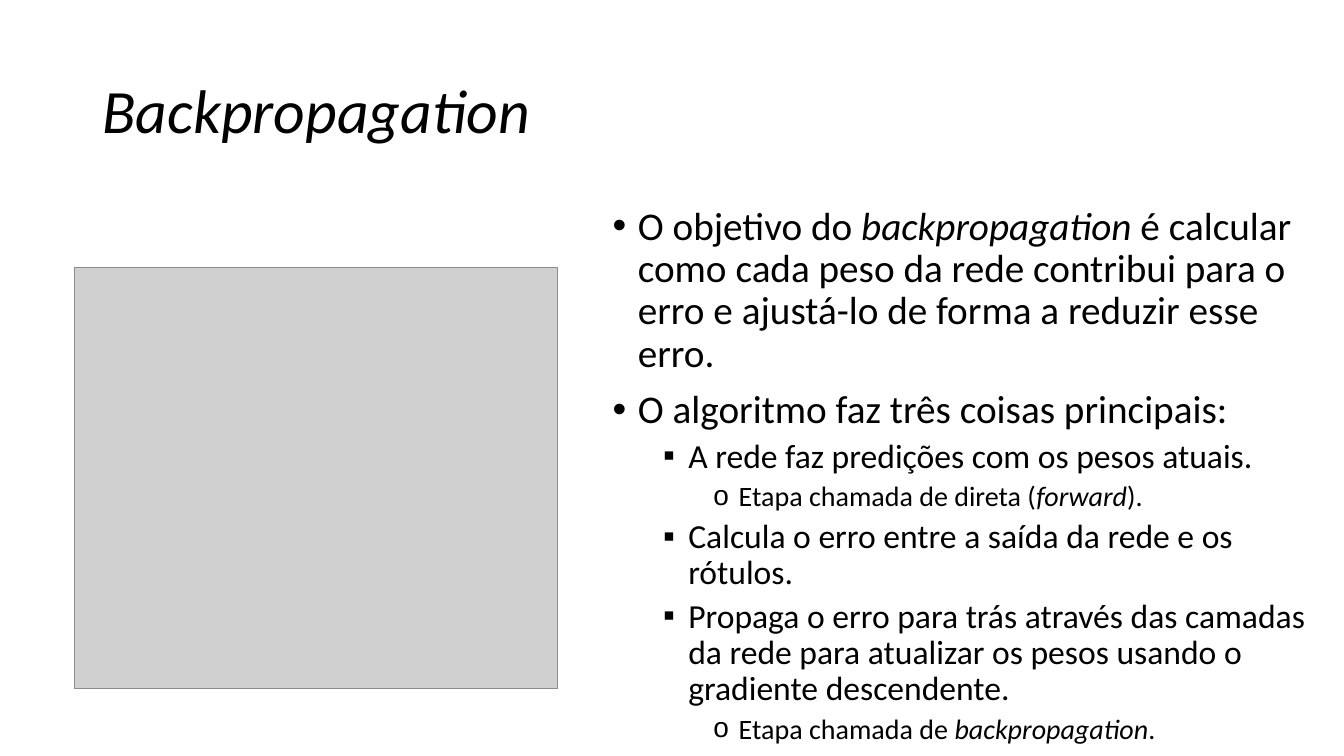
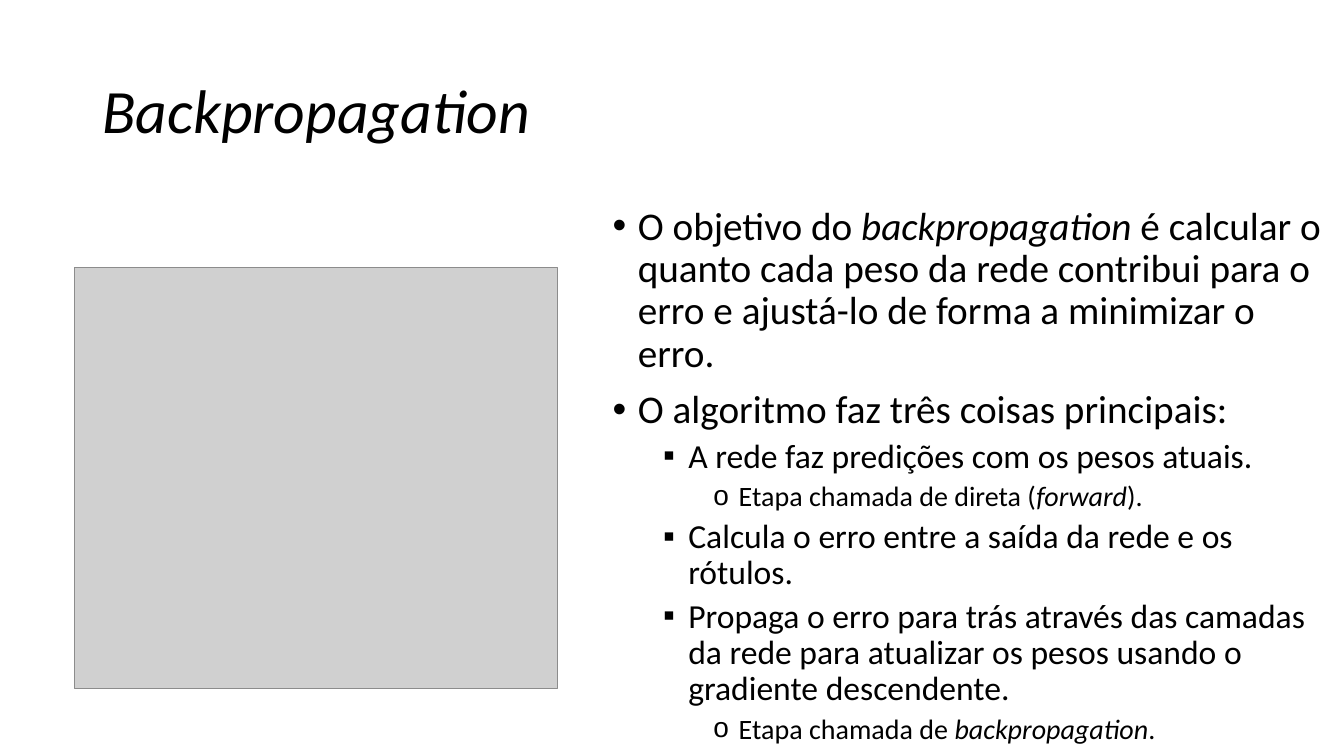
Before and after one commit to zz4fap/c24_inteligencia_artificial, a slide deck: slide 28 of slides/C24_MLP.pptx (slide 29 before the commit). Drawn at 1344x756 pixels with LibreOffice and Linux fonts; fonts in the diff are those of the drawing; grey boxes stand for pictures. Boxes give left, top, right and bottom in pixels: in the first picture for what was removed or moved away, otherwise in the second. Text is boxed around its words. In the diff, an @@ line names an element or a change of style, - is before the commit and + after.

```diff
--- a/slides/C24_MLP.pptx
+++ b/slides/C24_MLP.pptx
@@ text at <box>638,212,1321,368</box>: text changed @@
-• O objetivo do backpropagation é calcular como cada peso da rede contribui para o erro e ajustá-lo de forma a reduzir esse erro.
+• O objetivo do backpropagation é calcular o quanto cada peso da rede contribui para o erro e ajustá-lo de forma a minimizar o erro.
```
Also in this commit, not shown: 1 other slide changed.
